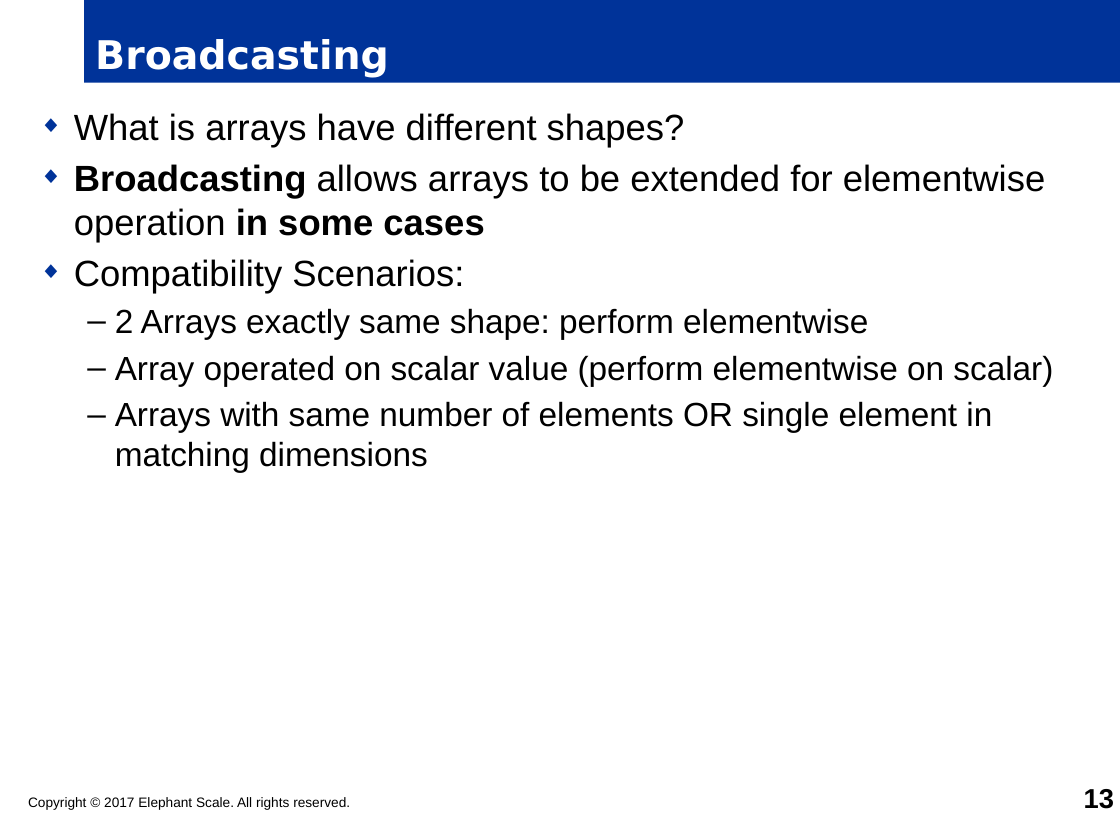
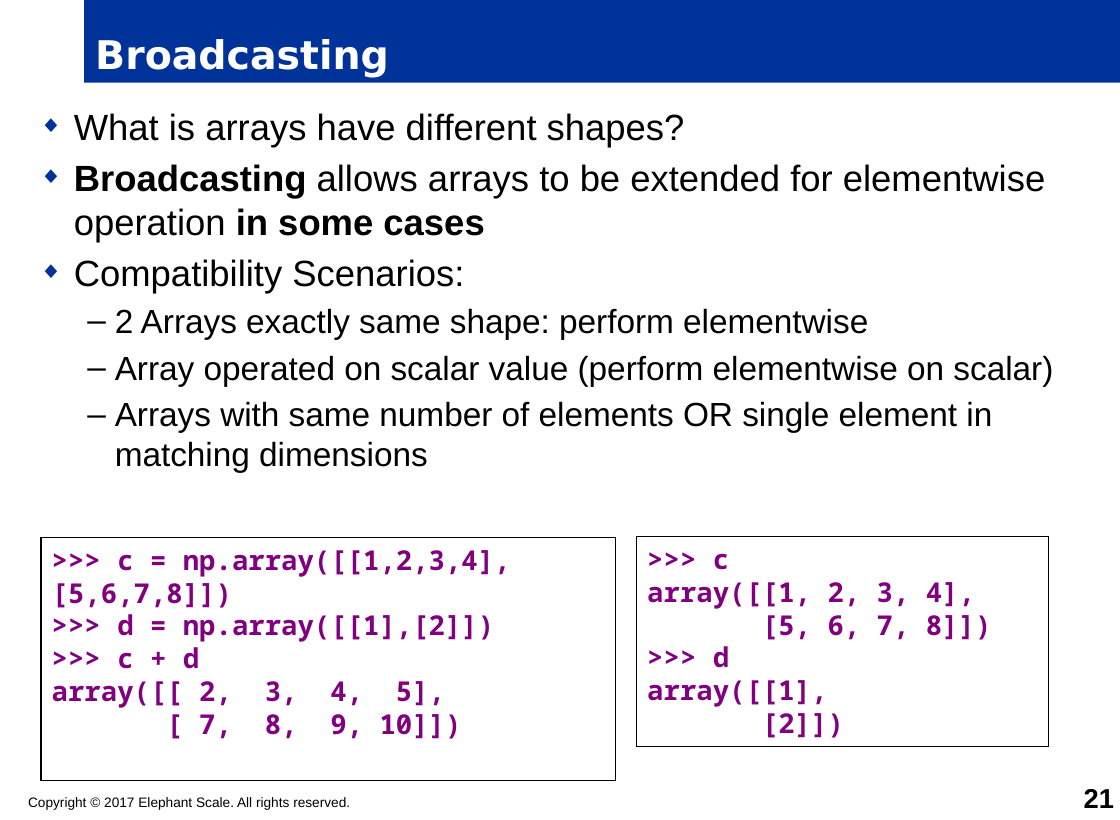
Before and after one commit to timfox456/container-resources, a slide deck: slide 21 of python/python-master/PYTHON-NumPy.pptx (slide 13 before the commit). Drawn at 1120x820 pixels with LibreOffice and Linux fonts; fonts in the diff are those of the drawing; background and template pictures are left out. Boxes give left, top, right and bottom in pixels: in the first picture for what was removed or moved away, otherwise in the second. Text is boxed around its words. In the diff, an @@ line names an element or a change of style, - is before the commit and + after.

```diff
--- a/python/python-master/PYTHON-NumPy.pptx
+++ b/python/python-master/PYTHON-NumPy.pptx
@@ rectangle added at bbox=[42, 538, 616, 780], fill #FFFFFF, outline #000000 0.75 pt, 18 pt, text #800080, bold @@
+>>> c = np.array([[1,2,3,4],[5,6,7,8]])
+>>> d = np.array([[1],[2]])
+>>> c + d
+array([[ 2, 3, 4, 5],
+[ 7, 8, 9, 10]])
@@ rectangle added at bbox=[636, 537, 1048, 746], fill #FFFFFF, outline #000000 0.75 pt, 18 pt, text #800080, bold @@
+>>> c
+array([[1, 2, 3, 4],
+[5, 6, 7, 8]])
+>>> d
+array([[1],
+[2]])
@@ page number at bbox=[1084, 789, 1114, 808]: text changed @@
-13
+21
```
Also in this commit, not shown: 2 other slides changed, 18 slides added, 6 other files.
